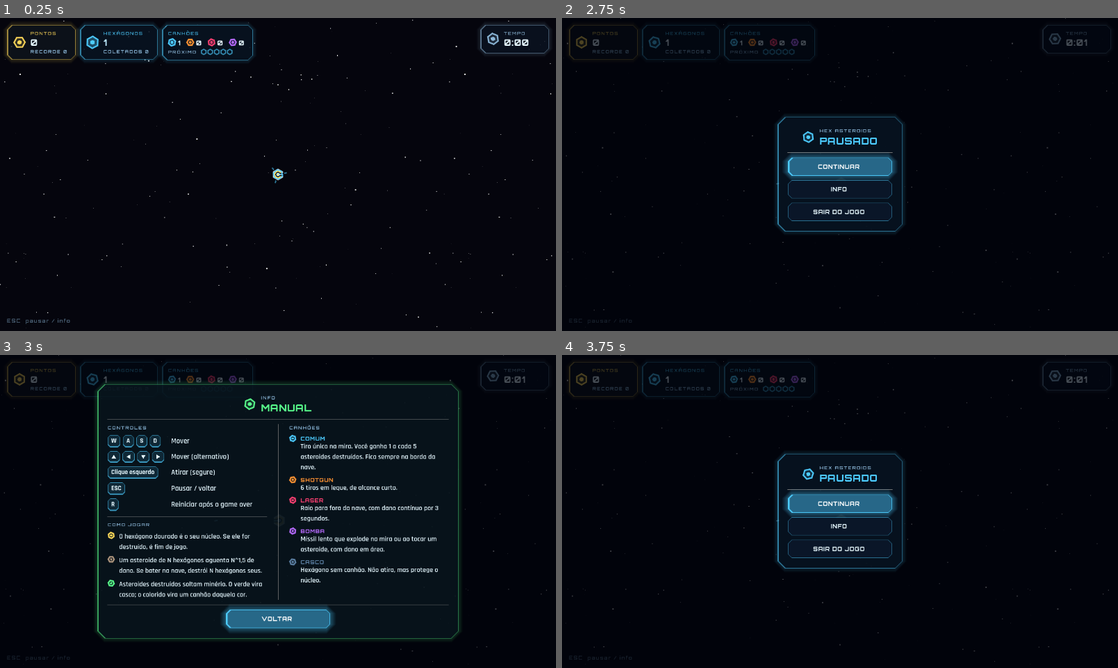
Above: before the commit, frames 1-4 (two rows, left to right).
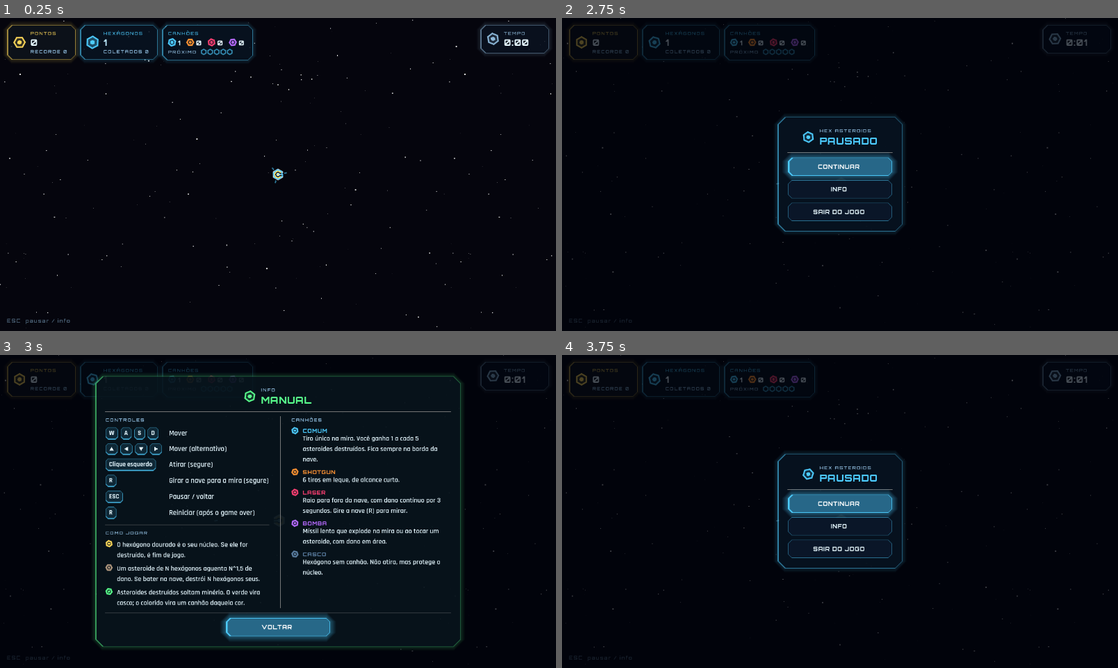
Above: after the commit, the same moments.

Repository: pongitV/COMPJAM-2026-Squadjonsons
Game: Godot game, scene res://main.tscn
Same seed, same stepped clock (60 frames per second), same inputs: the game is played once before the commit and once after it.
Inputs (mouse positions are in pixels of both pictures, inside the frame that each line leads up to):
- Up to frame 1 (0.25 s): no input
- Up to frame 2 (2.75 s): tap Enter at 0.5 s; move the mouse to (962, 158) at 0.52 s; hold D (move_right) 0.53-1.25 s; tap P at 0.6, 2.3 s; click "CONTINUAR" at 1.25 s; move the mouse to (728, 190) at 2.02 s; hold S (move_down) from 2.03 s (still down); click (728, 190) at 2.1 s
- Up to frame 3 (3 s): release S (move_down) at 2.75 s; click "INFO" at 2.75 s
- Up to frame 4 (3.75 s): click "VOLTAR" at 3.5 s

Frames 1-2 are identical in both runs. In frame 3, 13% of the frame differs, in the area x 16-84%, y 6-94%; in frame 4, nothing differs.

Commit message:
Add ship rotation toward the mouse while holding R
- Holding R turns the ship around its core until its front faces the
  cursor; turn speed drops as the ship grows
- Heading arrow shows the front of the ship while turning
- Lasers rotate with the ship; barrels, cannon placement and drawing
  now account for ship rotation
- Input actions (pause, rotate) get default keys registered at startup
  if missing from project.godot
- Manual and README list the new control

Diff:
--- a/project.godot
+++ b/project.godot
@@ -59,6 +59,10 @@
 "deadzone": 0.2,
 "events": [Object(InputEventKey,"resource_local_to_scene":false,"resource_name":"","device":-1,"window_id":0,"alt_press …(496 unchanged characters)…
 }
+rotate={
+"deadzone": 0.2,
+"events": [Object(InputEventKey,"resource_local_to_scene":false,"resource_name":"","device":-1,"window_id":0,"alt_pressed":false,"shift_pressed":false,"ctrl_pressed":false,"meta_pressed":false,"pressed":false,"keycode":0,"physical_keycode":82,"key_label":0,"unicode":0,"location":0,"echo":false,"script":null)]
+}
 
 [rendering]
 
--- a/scripts/game.gd
+++ b/scripts/game.gd
@@ -38,6 +38,7 @@
 
 func _ready() -> void:
 	randomize()
+	InputActions.ensure_defaults()
 	best_score = _load_best()
 
 	var bg := CanvasLayer.new()
--- /dev/null
+++ b/scripts/input_actions.gd
@@ -0,0 +1,20 @@
+class_name InputActions
+extends RefCounted
+## As ações ficam no project.godot; se alguma sumir (ex.: o editor salvou
+## uma versão antiga das configurações), estas teclas padrão são registradas.
+
+const DEFAULTS := {
+	"pause": [KEY_ESCAPE, KEY_P],
+	"rotate": [KEY_R],
+}
+
+
+static func ensure_defaults() -> void:
+	for action in DEFAULTS:
+		if InputMap.has_action(action):
+			continue
+		InputMap.add_action(action)
+		for key in DEFAULTS[action]:
+			var ev := InputEventKey.new()
+			ev.physical_keycode = key
+			InputMap.action_add_event(action, ev)
--- a/scripts/player.gd
+++ b/scripts/player.gd
@@ -10,6 +10,8 @@
 const MAX_SPEED := 320.0
 ## Fração da velocidade mantida após 1 segundo (atrito).
 const DAMPING := 0.25
+## Velocidade de giro (rad/s) de uma nave pequena, segurando "rotate".
+const TURN_SPEED := 3.5
 
 const CORE_COLOR := Color(1.0, 0.85, 0.35)
 const HURT_COLOR := Color(1.0, 0.25, 0.2)
@@ -18,6 +20,8 @@
 var alive := true
 ## Ponto global para onde os canhões miram (atualizado pelo jogo).
 var aim := Vector2.RIGHT
+## Girando em direção à mira (tecla segurada).
+var turning := false
 ## Vector2i -> segundos até o canhão daquela célula poder atirar de novo.
 var _cooldowns := {}
 
@@ -36,6 +40,14 @@
 	velocity = velocity.limit_length(MAX_SPEED)
 	position += velocity * delta
 
+	# Segurando "rotate", a nave gira em torno do núcleo até a frente
+	# (eixo +X local) apontar para a mira.
+	turning = Input.is_action_pressed("rotate")
+	if turning:
+		var diff := wrapf((aim - global_position).angle() - rotation, -PI, PI)
+		var max_step := TURN_SPEED * mass_factor * delta
+		rotation += clampf(diff, -max_step, max_step)
+
 	for h in _cooldowns:
 		_cooldowns[h] = maxf(_cooldowns[h] - delta, 0.0)
 	flash = maxf(flash - delta * 3.0, 0.0)
@@ -61,10 +73,15 @@
 	return w != Weapons.NONE and (w != Weapons.COMMON or is_outer(h))
 
 
-## Direção do cano: o laser aponta para fora da nave, os demais para a mira.
+## Direção global do cano: o laser aponta para fora da nave (gira junto
+## com ela), os demais para a mira.
 func barrel_dir(h: Vector2i) -> Vector2:
-	var d := cell_local(h) if weapon_at(h) == Weapons.LASER else aim - cell_global(h)
-	return d.normalized() if d.length_squared() > 0.01 else Vector2.RIGHT
+	var d: Vector2
+	if weapon_at(h) == Weapons.LASER:
+		d = cell_local(h).rotated(rotation)
+	else:
+		d = aim - cell_global(h)
+	return d.normalized() if d.length_squared() > 0.01 else Vector2.RIGHT.rotated(rotation)
 
 
 ## Dispara todos os canhões prontos.
@@ -95,7 +112,8 @@
 ## Coloca um canhão comum numa célula de casco da borda, do lado da mira.
 ## Sem casco livre na borda, a nave ganha uma célula nova com o canhão.
 func add_common_cannon() -> Vector2i:
-	var aim_dir := (aim - global_position).normalized()
+	# Direção da mira no espaço local da nave (que pode estar girada).
+	var aim_dir := (aim - global_position).normalized().rotated(-rotation)
 	var best := CORE
 	var best_score := -INF
 	for h in cells:
@@ -234,12 +252,25 @@
 				draw_circle(cell_local(h), Hex.SIZE * 0.35, Color(1, 1, 1, 0.9))
 			continue
 		_draw_cannon(h, w)
+	if turning and alive:
+		_draw_heading()
+
+
+## Seta na frente da nave (eixo +X local) enquanto ela gira.
+func _draw_heading() -> void:
+	var tip := Vector2(bound_radius + 24.0, 0.0)
+	var arrow := PackedVector2Array([tip, tip + Vector2(-18, -11), tip + Vector2(-12, 0), tip + Vector2(-18, 11)])
+	draw_colored_polygon(arrow, Color(CORE_COLOR, 0.95))
+	arrow.append(arrow[0])
+	draw_polyline(arrow, Color.WHITE, 1.5, true)
+	draw_dashed_line(Vector2(Hex.SIZE, 0), tip - Vector2(14, 0), Color(CORE_COLOR, 0.45), 2.0, 6.0)
 
 
 ## Soquete escuro + cano apontando + luz que acende quando está carregado.
 func _draw_cannon(h: Vector2i, w: int) -> void:
 	var c := cell_local(h)
-	var dir := barrel_dir(h)
+	# _draw usa o espaço local da nave, então desfaz a rotação da direção global.
+	var dir := barrel_dir(h).rotated(-rotation)
 	var col := Weapons.color(w).lightened(0.55)
 	var armed := is_armed(h)
 	var ready: float = 1.0 - _cooldowns.get(h, 0.0) / Weapons.COOLDOWN[w]
--- a/scripts/ui/pause_menu.gd
+++ b/scripts/ui/pause_menu.gd
@@ -24,7 +24,7 @@
 
 
 func _ready() -> void:
-	_ensure_pause_action()
+	InputActions.ensure_defaults()
 	_root = Control.new()
 	_root.theme = UIStyle.theme()
 	add_child(_root)
@@ -43,18 +43,6 @@
 	_info_panel = _build_info()
 	center.add_child(_main_panel)
 	center.add_child(_info_panel)
-
-
-## A ação "pause" fica no project.godot; se ela sumir (ex.: editor salvou
-## uma versão antiga das configurações), registra ESC e P aqui.
-func _ensure_pause_action() -> void:
-	if InputMap.has_action("pause"):
-		return
-	InputMap.add_action("pause")
-	for key in [KEY_ESCAPE, KEY_P]:
-		var ev := InputEventKey.new()
-		ev.physical_keycode = key
-		InputMap.action_add_event("pause", ev)
 
 
 func _unhandled_input(event: InputEvent) -> void:
@@ -181,8 +169,9 @@
 		[["W", "A", "S", "D"], "Mover"],
 		[["UP", "LEFT", "DOWN", "RIGHT"], "Mover (alternativo)"],
 		[["Clique esquerdo"], "Atirar (segure)"],
+		[["R"], "Girar a nave para a mira (segure)"],
 		[["ESC"], "Pausar / voltar"],
-		[["R"], "Reiniciar após o game over"],
+		[["R"], "Reiniciar (após o game over)"],
 	]
 	for c in controls:
 		var keys := HBoxContainer.new()
@@ -205,7 +194,7 @@
 	_rule(right, Weapons.color(Weapons.COMMON), "COMUM",
 		"Tiro único na mira. Você ganha 1 a cada %d asteroides destruídos. Fica sempre na borda da nave." % Weapons.ASTEROIDS_PER_COMMON)
 	_rule(right, Weapons.color(Weapons.SHOTGUN), "SHOTGUN", "6 tiros em leque, de alcance curto.")
-	_rule(right, Weapons.color(Weapons.LASER), "LASER", "Raio para fora da nave, com dano contínuo por 3 segundos.")
+	_rule(right, Weapons.color(Weapons.LASER), "LASER", "Raio para fora da nave, com dano contínuo por 3 segundos. Gire a nave (R) para mirar.")
 	_rule(right, Weapons.color(Weapons.BOMB), "BOMBA", "Míssil lento que explode na mira ou ao tocar um asteroide, com dano em área.")
 	_rule(right, Weapons.color(Weapons.NONE), "CASCO", "Hexágono sem canhão. Não atira, mas protege o núcleo.")
 
Not shown, added: scripts/input_actions.gd.uid
Not shown, changed: README.md
